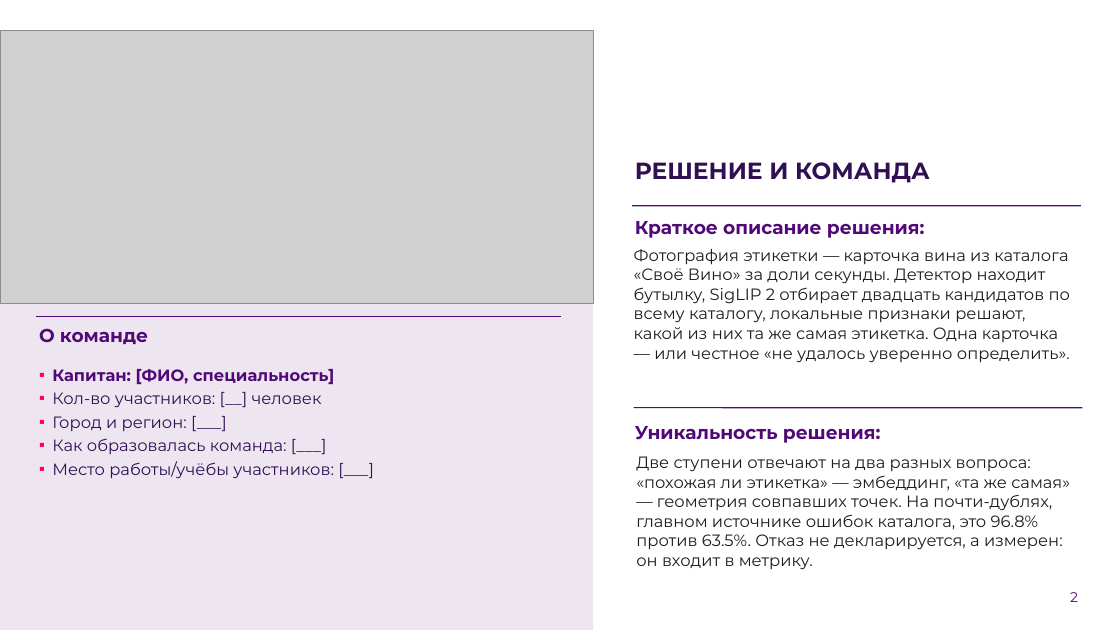
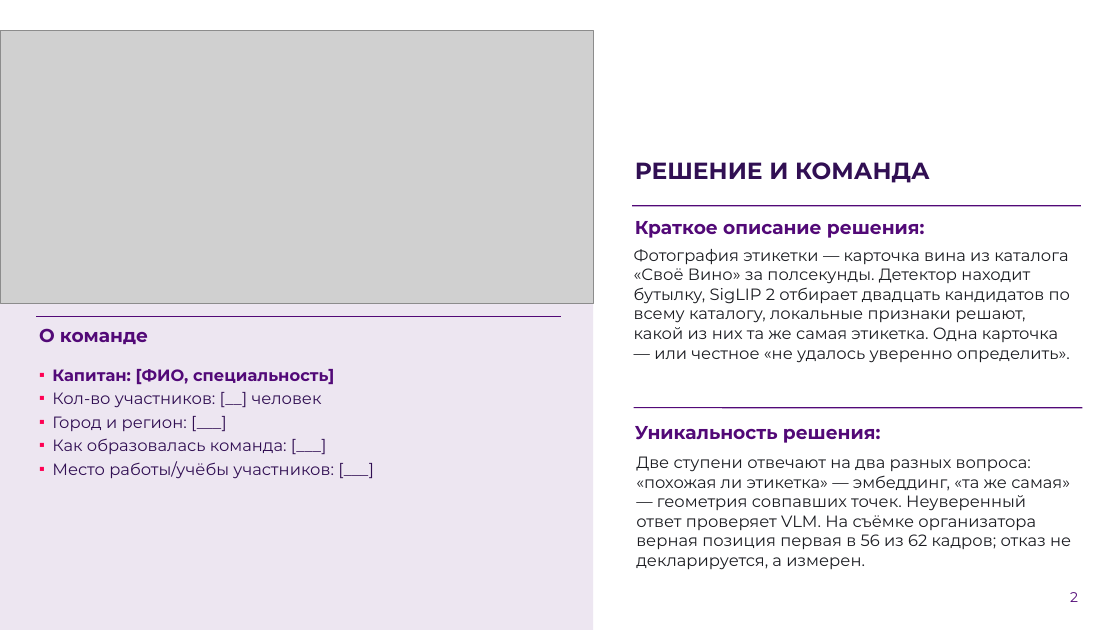
Before and after one commit to AlexGvr/rus_vines, a slide deck: slide 2 of ЛЦТ2026 Сканер российских вин.pptx. Drawn at 1120x630 pixels with LibreOffice and Linux fonts; fonts in the diff are those of the drawing; grey boxes stand for pictures; background and template pictures are left out. Boxes give left, top, right and bottom in pixels: in the first picture for what was removed or moved away, otherwise in the second. Text is boxed around its words. In the diff, an @@ line names an element or a change of style, - is before the commit and + after.

```diff
--- a/ЛЦТ2026 Сканер российских вин.pptx
+++ b/ЛЦТ2026 Сканер российских вин.pptx
@@ text at (634,249,1070,363): text changed @@
-Фотография этикетки — карточка вина из каталога «Своё Вино» за доли секунды. Детектор находит бутылку, SigLIP 2 отбирает двадцать кандидатов по всему каталогу, локальные признаки решают, какой из них та же самая этикетка. Одна карточка — или честное «не удалось уверенно определить».
+Фотография этикетки — карточка вина из каталога «Своё Вино» за полсекунды. Детектор находит бутылку, SigLIP 2 отбирает двадцать кандидатов по всему каталогу, локальные признаки решают, какой из них та же самая этикетка. Одна карточка — или честное «не удалось уверенно определить».
@@ text at (636,456,1071,570): text changed @@
-Две ступени отвечают на два разных вопроса: «похожая ли этикетка» — эмбеддинг, «та же самая» — геометрия совпавших точек. На почти-дублях, главном источнике ошибок каталога, это 96.8% против 63.5%. Отказ не декларируется, а измерен: он входит в метрику.
+Две ступени отвечают на два разных вопроса: «похожая ли этикетка» — эмбеддинг, «та же самая» — геометрия совпавших точек. Неуверенный ответ проверяет VLM. На съёмке организатора верная позиция первая в 56 из 62 кадров; отказ не декларируется, а измерен.
```
Also in this commit, not shown: 13 other slides changed, 1 slide added, 40 other files.
